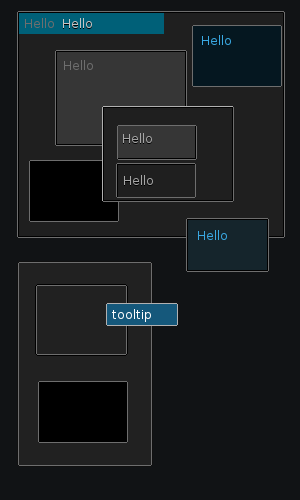
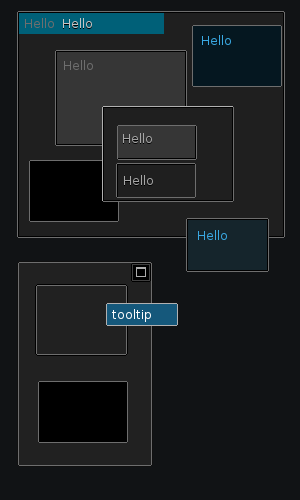
Comparing the layer stacks of the two w=300, h=500 images. Changes:
added layer "max button" above "Hello #1" over [131,263,151,282]
